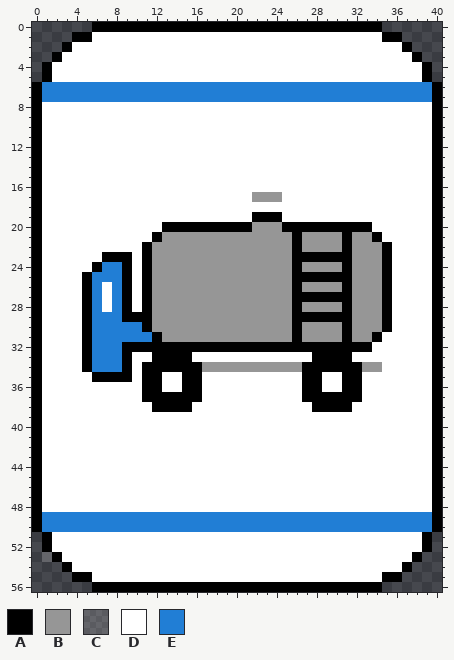
Two states of a pixel-art sprite, pkg/gfx/safety_extra_tank.png. That is the earlier state.
The file is 41x57 pixels. Pixels under 10% opacity are left out.
Palette (. is transparent): A #000000  B #969696  C #ffffff29  D #ffffff  E #217ed5
Pixels before, first column x 0:
 0 ......AAAAAAAAAAAAAAAAAAAAAAAAAAAAA......
 1 ....AADDDDDDDDDDDDDDDDDDDDDDDDDDDDDAA....
 2 ...ADDDDDDDDDDDDDDDDDDDDDDDDDDDDDDDDDA...
 3 ..ADDDDDDDDDDDDDDDDDDDDDDDDDDDDDDDDDDDA..
 4 .ADDDDDDDDDDDDDDDDDDDDDDDDDDDDDDDDDDDDDA.
 5 .ADDDDDDDDDDDDDDDDDDDDDDDDDDDDDDDDDDDDDA.
 6 AEEEEEEEEEEEEEEEEEEEEEEEEEEEEEEEEEEEEEEEA
 7 AEEEEEEEEEEEEEEEEEEEEEEEEEEEEEEEEEEEEEEEA
 8 ADDDDDDDDDDDDDDDDDDDDDDDDDDDDDDDDDDDDDDDA
 9 ADDDDDDDDDDDDDDDDDDDDDDDDDDDDDDDDDDDDDDDA
10 ADDDDDDDDDDDDDDDDDDDDDDDDDDDDDDDDDDDDDDDA
11 ADDDDDDDDDDDDDDDDDDDDDDDDDDDDDDDDDDDDDDDA
12 ADDDDDDDDDDDDDDDDDDDDDDDDDDDDDDDDDDDDDDDA
13 ADDDDDDDDDDDDDDDDDDDDDDDDDDDDDDDDDDDDDDDA
14 ADDDDDDDDDDDDDDDDDDDDDDDDDDDDDDDDDDDDDDDA
15 ADDDDDDDDDDDDDDDDDDDDDDDDDDDDDDDDDDDDDDDA
16 ADDDDDDDDDDDDDDDDDDDDDDDDDDDDDDDDDDDDDDDA
17 ADDDDDDDDDDDDDDDDDDDDDBBBDDDDDDDDDDDDDDDA
18 ADDDDDDDDDDDDDDDDDDDDDDDDDDDDDDDDDDDDDDDA
19 ADDDDDDDDDDDDDDDDDDDDDAAADDDDDDDDDDDDDDDA
20 ADDDDDDDDDDDDAAAAAAAAABBBAAAAAAAAADDDDDDA
21 ADDDDDDDDDDDABBBBBBBBBBBBBABBBBABBADDDDDA
22 ADDDDDDDDDDABBBBBBBBBBBBBBABBBBABBBADDDDA
23 ADDDDDDAAADABBBBBBBBBBBBBBAAAAAABBBADDDDA
24 ADDDDDAEEADABBBBBBBBBBBBBBABBBBABBBADDDDA
25 ADDDDAEEEADABBBBBBBBBBBBBBAAAAAABBBADDDDA
26 ADDDDAEDEADABBBBBBBBBBBBBBABBBBABBBADDDDA
27 ADDDDAEDEADABBBBBBBBBBBBBBAAAAAABBBADDDDA
28 ADDDDAEDEADABBBBBBBBBBBBBBABBBBABBBADDDDA
29 ADDDDAEEEAAABBBBBBBBBBBBBBAAAAAABBBADDDDA
30 ADDDDAEEEEEABBBBBBBBBBBBBBABBBBABBBADDDDA
31 ADDDDAEEEEEEABBBBBBBBBBBBBABBBBABBADDDDDA
32 ADDDDAEEEAAAAAAAAAAAAAAAAAAAAAAAAADDDDDDA
33 ADDDDAEEEADDAAAADDDDDDDDDDDDAAAADDDDDDDDA
34 ADDDDAEEEADAAAAAABBBBBBBBBBAAAAAABBDDDDDA
35 ADDDDDAAAADAADDAADDDDDDDDDDAADDAADDDDDDDA
36 ADDDDDDDDDDAADDAADDDDDDDDDDAADDAADDDDDDDA
37 ADDDDDDDDDDAAAAAADDDDDDDDDDAAAAAADDDDDDDA
38 ADDDDDDDDDDDAAAADDDDDDDDDDDDAAAADDDDDDDDA
39 ADDDDDDDDDDDDDDDDDDDDDDDDDDDDDDDDDDDDDDDA
40 ADDDDDDDDDDDDDDDDDDDDDDDDDDDDDDDDDDDDDDDA
41 ADDDDDDDDDDDDDDDDDDDDDDDDDDDDDDDDDDDDDDDA
42 ADDDDDDDDDDDDDDDDDDDDDDDDDDDDDDDDDDDDDDDA
43 ADDDDDDDDDDDDDDDDDDDDDDDDDDDDDDDDDDDDDDDA
44 ADDDDDDDDDDDDDDDDDDDDDDDDDDDDDDDDDDDDDDDA
45 ADDDDDDDDDDDDDDDDDDDDDDDDDDDDDDDDDDDDDDDA
46 ADDDDDDDDDDDDDDDDDDDDDDDDDDDDDDDDDDDDDDDA
47 ADDDDDDDDDDDDDDDDDDDDDDDDDDDDDDDDDDDDDDDA
48 ADDDDDDDDDDDDDDDDDDDDDDDDDDDDDDDDDDDDDDDA
49 AEEEEEEEEEEEEEEEEEEEEEEEEEEEEEEEEEEEEEEEA
50 AEEEEEEEEEEEEEEEEEEEEEEEEEEEEEEEEEEEEEEEA
51 .ADDDDDDDDDDDDDDDDDDDDDDDDDDDDDDDDDDDDDA.
52 .ADDDDDDDDDDDDDDDDDDDDDDDDDDDDDDDDDDDDDA.
53 .CADDDDDDDDDDDDDDDDDDDDDDDDDDDDDDDDDDDA..
54 ...ADDDDDDDDDDDDDDDDDDDDDDDDDDDDDDDDDA...
55 ....AADDDDDDDDDDDDDDDDDDDDDDDDDDDDDAA....
56 ......AAAAAAAAAAAAAAAAAAAAAAAAAAAAA......
After:
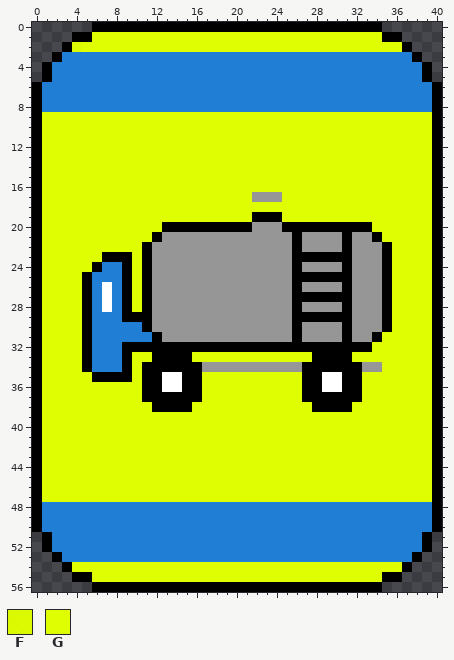
Colours new in this view: F #dfff00f9  G #dfff00
From old to new:
Changed rows in their new state; - is an unchanged pixel.
first column x 1:
 1 -----GGGGGGGGGGGGGGGGGGGGGGGGGGGGG-----
 2 ---FGGGGGGGGGGGGGGGGGGGGGGGGGGGGGGGG---
 3 --EEEEEEEEEEEEEEEEEEEEEEEEEEEEEEEEEEE--
 4 -EEEEEEEEEEEEEEEEEEEEEEEEEEEEEEEEEEEEE-
 5 -EEEEEEEEEEEEEEEEEEEEEEEEEEEEEEEEEEEEE-
 8 EEEEEEEEEEEEEEEEEEEEEEEEEEEEEEEEEEEEEEE
 9 GGGGGGGGGGGGGGGGGGGGGGGGGGGGGGGGGGGGGGG
10 GGGGGGGGGGGGGGGGGGGGGGGGGGGGGGGGGGGGGGG
11 GGGGGGGGGGGGGGGGGGGGGGGGGGGGGGGGGGGGGGG
12 GGGGGGGGGGGGGGGGGGGGGGGGGGGGGGGGGGGGGGG
13 GGGGGGGGGGGGGGGGGGGGGGGGGGGGGGGGGGGGGGG
14 GGGGGGGGGGGGGGGGGGGGGGGGGGGGGGGGGGGGGGG
15 GGGGGGGGGGGGGGGGGGGGGGGGGGGGGGGGGGGGGGG
16 GGGGGGGGGGGGGGGGGGGGGGGGGGGGGGGGGGGGGGG
17 GGGGGGGGGGGGGGGGGGGGG---GGGGGGGGGGGGGGG
18 GGGGGGGGGGGGGGGGGGGGGGGGGGGGGGGGGGGGGGG
19 GGGGGGGGGGGGGGGGGGGGG---GGGGGGGGGGGGGGG
20 GGGGGGGGGGGG---------------------GGGGGG
21 GGGGGGGGGGG-----------------------GGGGG
22 GGGGGGGGGG-------------------------GGGG
23 GGGGGG---G-------------------------GGGG
24 GGGGG----G-------------------------GGGG
25 GGGG-----G-------------------------GGGG
26 GGGG-----G-------------------------GGGG
27 GGGG-----G-------------------------GGGG
28 GGGG-----G-------------------------GGGG
29 GGGG-------------------------------GGGG
30 GGGG-------------------------------GGGG
31 GGGG------------------------------GGGGG
32 GGGG-----------------------------GGGGGG
33 GGGG-----GG----GGGGGGGGGGGG----GGGGGGGG
34 GGGG-----G------------------------GGGGG
35 GGGGG----G------GGGGGGGGGG------GGGGGGG
36 GGGGGGGGGG------GGGGGGGGGG------GGGGGGG
37 GGGGGGGGGG------GGGGGGGGGG------GGGGGGG
38 GGGGGGGGGGG----GGGGGGGGGGGG----GGGGGGGG
39 GGGGGGGGGGGGGGGGGGGGGGGGGGGGGGGGGGGGGGG
40 GGGGGGGGGGGGGGGGGGGGGGGGGGGGGGGGGGGGGGG
41 GGGGGGGGGGGGGGGGGGGGGGGGGGGGGGGGGGGGGGG
42 GGGGGGGGGGGGGGGGGGGGGGGGGGGGGGGGGGGGGGG
43 GGGGGGGGGGGGGGGGGGGGGGGGGGGGGGGGGGGGGGG
44 GGGGGGGGGGGGGGGGGGGGGGGGGGGGGGGGGGGGGGG
45 GGGGGGGGGGGGGGGGGGGGGGGGGGGGGGGGGGGGGGG
46 GGGGGGGGGGGGGGGGGGGGGGGGGGGGGGGGGGGGGGG
47 GGGGGGGGGGGGGGGGGGGGGGGGGGGGGGGGGGGGGGG
48 EEEEEEEEEEEEEEEEEEEEEEEEEEEEEEEEEEEEEEE
51 -EEEEEEEEEEEEEEEEEEEEEEEEEEEEEEEEEEEEE-
52 -EEEEEEEEEEEEEEEEEEEEEEEEEEEEEEEEEEEEE-
53 .-EEEEEEEEEEEEEEEEEEEEEEEEEEEEEEEEEEE--
54 ---GGGGGGGGGGGGGGGGGGGGGGGGGGGGGGGGG---
55 -----GGGGGGGGGGGGGGGGGGGGGGGGGGGGG-----
Where, in picture pixels (left, top, right, bottom), the same in both pictures:
changed: (42, 32, 432, 582)
